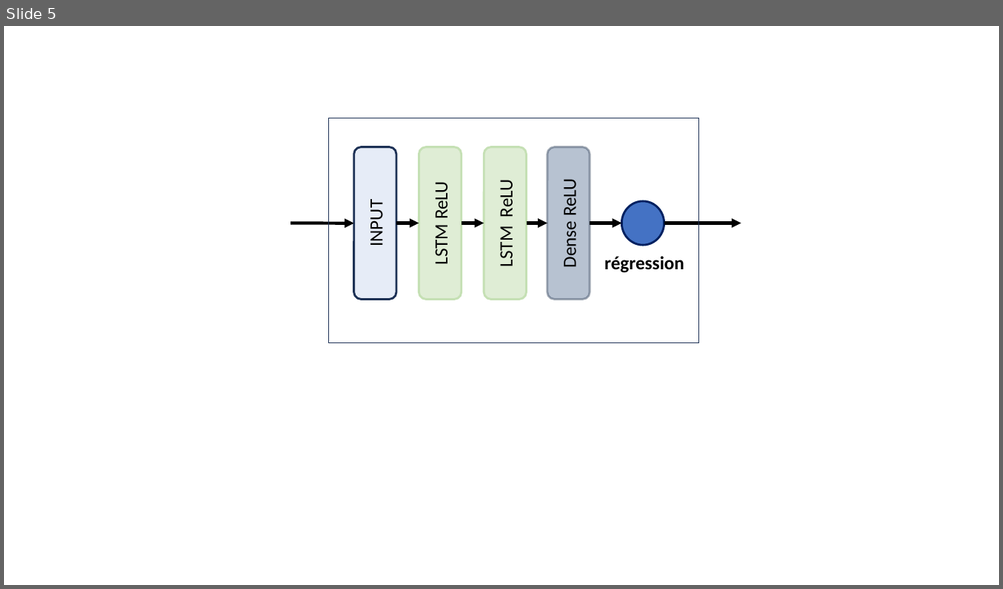
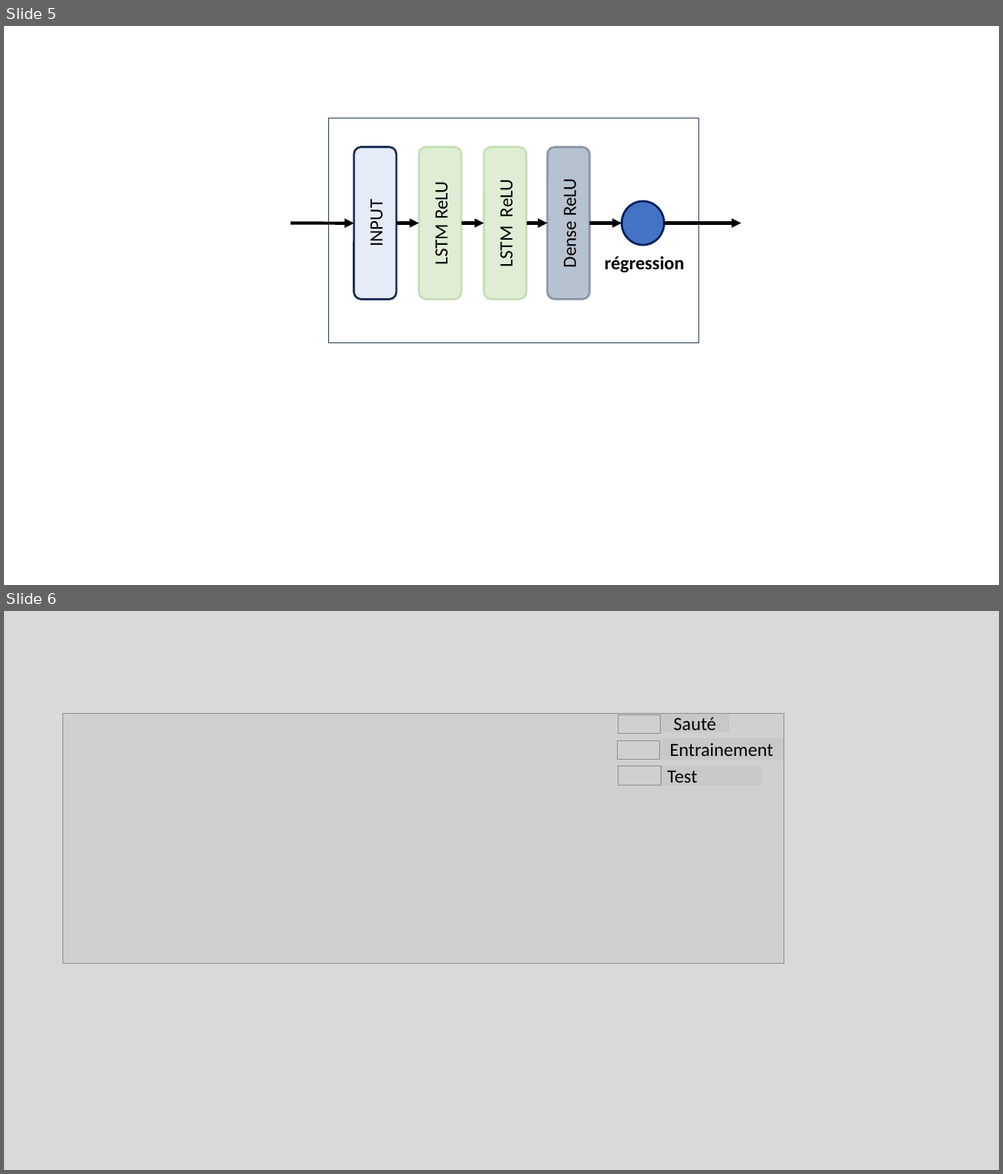
Before and after one commit to DataScientest-Studio/oct24_cds_anomalies_elec, a slide deck: reports/Lyx/Chap3/Présentation1.pptx. Shown one above the other, each under a label of ours: slide 5 before the commit, slides 5 and 6 after it. The pictures are 1003x589 and 1003x1174 pixels, drawn with LibreOffice and Linux fonts; fonts in the diff are those of the drawing; grey boxes stand for pictures. Boxes give left, top, right and bottom in pixels: in the first picture for what was removed or moved away, otherwise in the second. Text is boxed around its words. In the diff, an @@ line names an element or a change of style, - is before the commit and + after.

```diff
--- a/reports/Lyx/Chap3/Présentation1.pptx
+++ b/reports/Lyx/Chap3/Présentation1.pptx
@@ slide 6 added at <box>4,611,999,1170</box>, background #D9D9D9 @@
@@ picture added at <box>63,714,784,964</box> @@
@@ picture added at <box>618,715,660,733</box> @@
@@ rectangle added at <box>660,714,730,732</box>, fill #808080 at 9% opacity, 18 pt, text #000000 @@
+Sauté
@@ picture added at <box>617,741,659,760</box> @@
@@ rectangle added at <box>660,738,784,760</box>, fill #808080 at 9% opacity, 18 pt, text #000000 @@
+Entrainement
@@ picture added at <box>618,766,660,785</box> @@
@@ rectangle added at <box>660,766,762,785</box>, fill #808080 at 9% opacity, 18 pt, text #000000 @@
+Test
```
Also in this commit, not shown: 1 slide changed, 2 other files.
